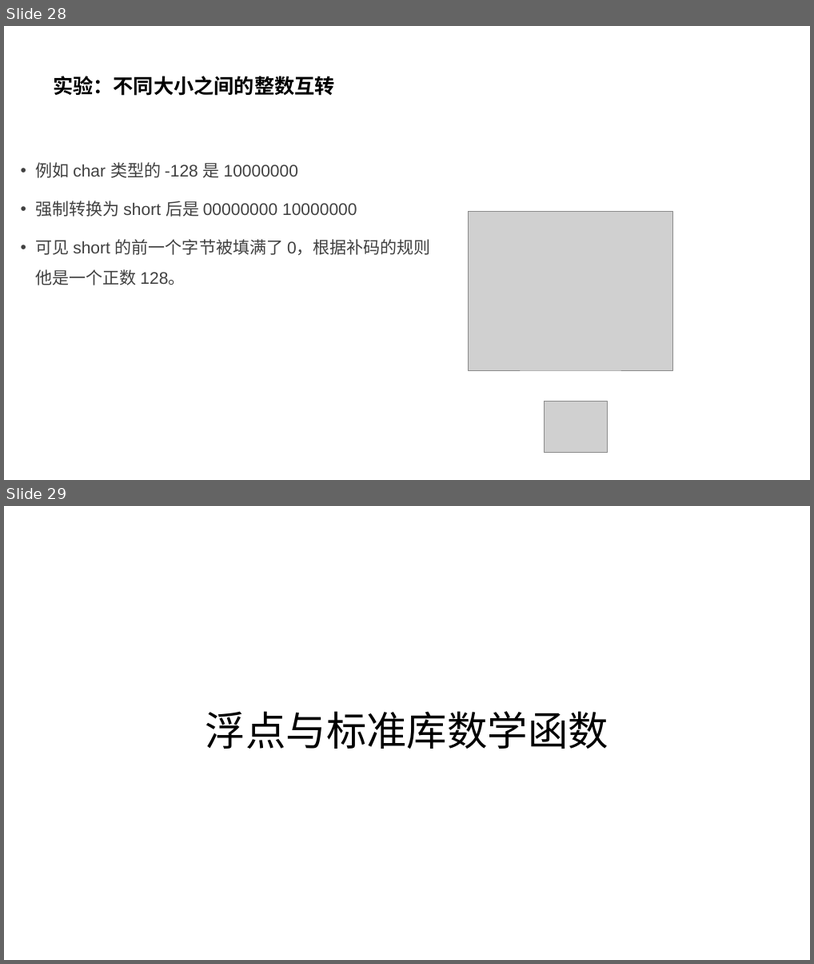
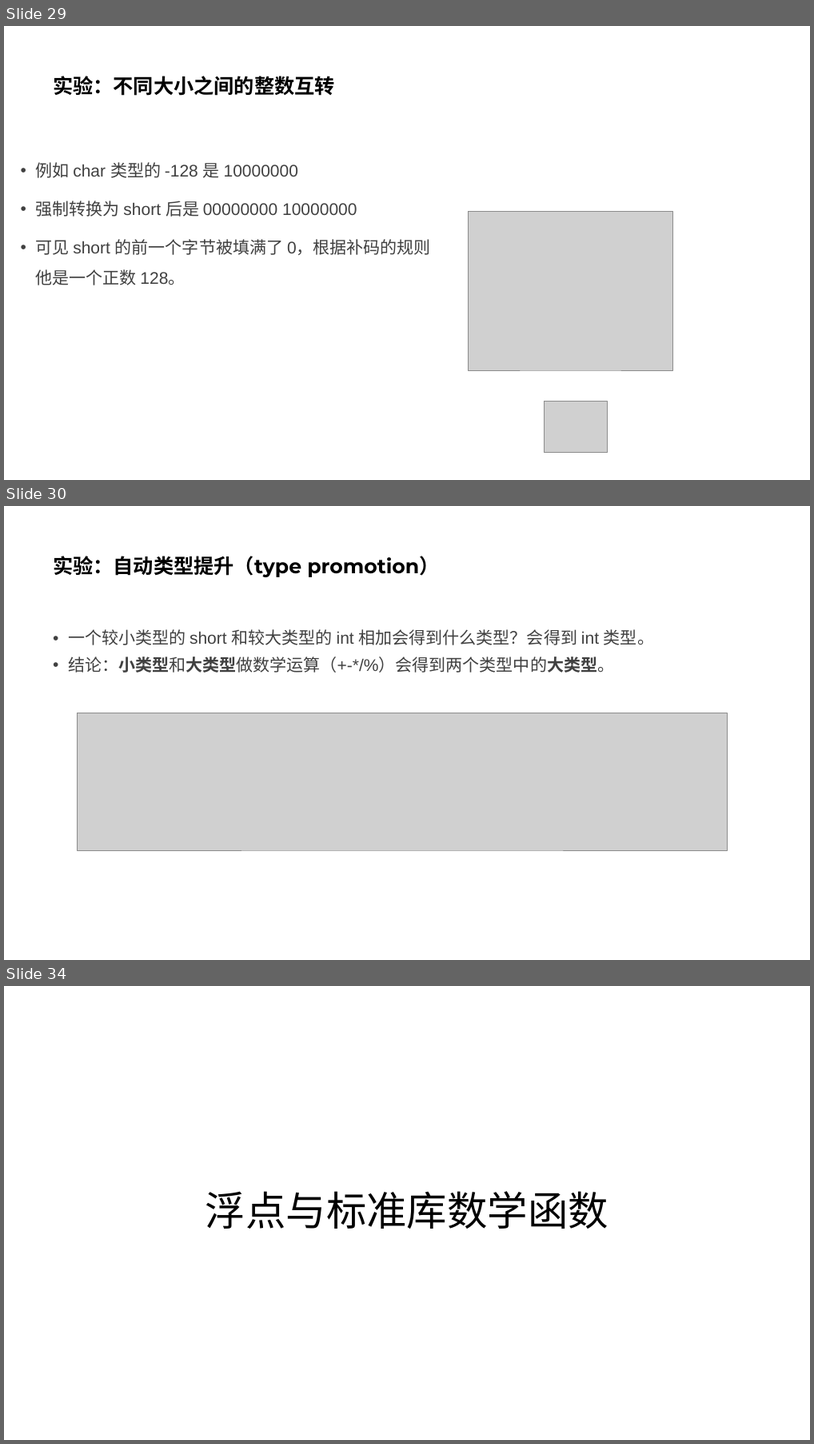
Before and after one commit to parallel101/course, a slide deck: 12/slides.pptx. Shown one above the other, each under a label of ours: slides 28 and 29 before the commit, slides 29, 30 and 34 after it; the slides between them are not shown. The pictures are 814x964 and 814x1444 pixels, drawn with LibreOffice and Linux fonts; fonts in the diff are those of the drawing; grey boxes stand for pictures. Boxes give left, top, right and bottom in pixels: in the first picture for what was removed or moved away, otherwise in the second. Text is boxed around its words. In the diff, an @@ line names an element or a change of style, - is before the commit and + after.

```diff
--- a/12/slides.pptx
+++ b/12/slides.pptx
@@ slide 30 added at (x1=4, y1=506, x2=810, y2=960), background #FFFFFF @@
@@ title added at (x1=53, y1=556, x2=439, y2=577), 24 pt, text #000000, bold @@
+实验：自动类型提升（type promotion）
@@ text added at (x1=68, y1=629, x2=654, y2=672), 20 pt, text #404040 @@
+• 一个较小类型的 short 和较大类型的 int 相加会得到什么类型？会得到 int 类型。
+• 结论：小类型和大类型做数学运算（+-*/%）会得到两个类型中的大类型。
@@ picture added at (x1=77, y1=713, x2=727, y2=850) @@
@@ what was slide 28 is now slide 29 @@
@@ what was slide 29 is now slide 34 @@
```
Also in this commit, not shown: 4 slides changed, 6 other slides added, 9 other files.
